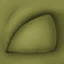
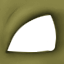
Revision of a layered w=64, h=64 image; what changed, layer by layer:
hid "FitPokeFushigisou_EyeLid.02" (4th of 4, in "Red" › "Lids") over [0, 0, 64, 64]
showed "Capa 0" over [0, 0, 64, 64]
